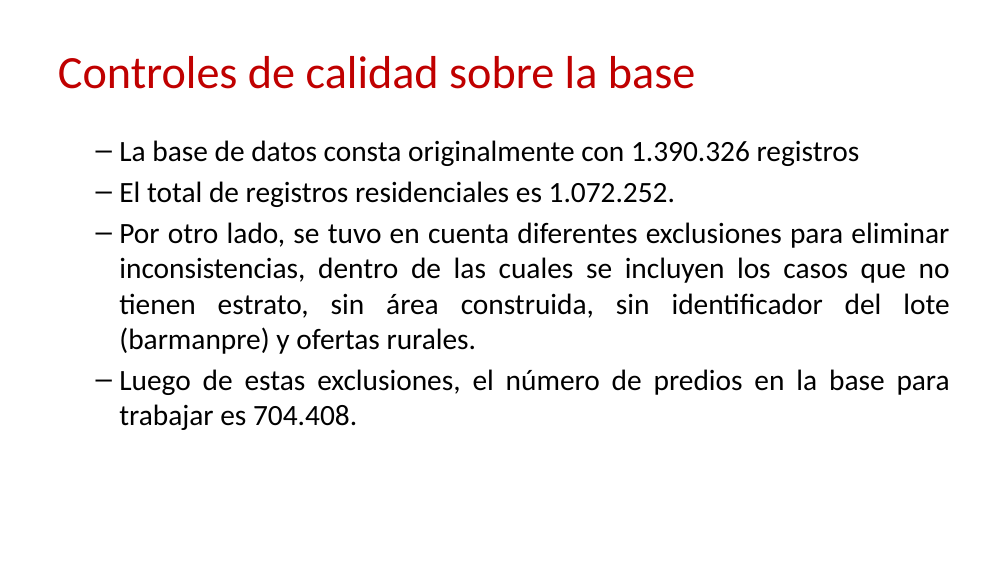
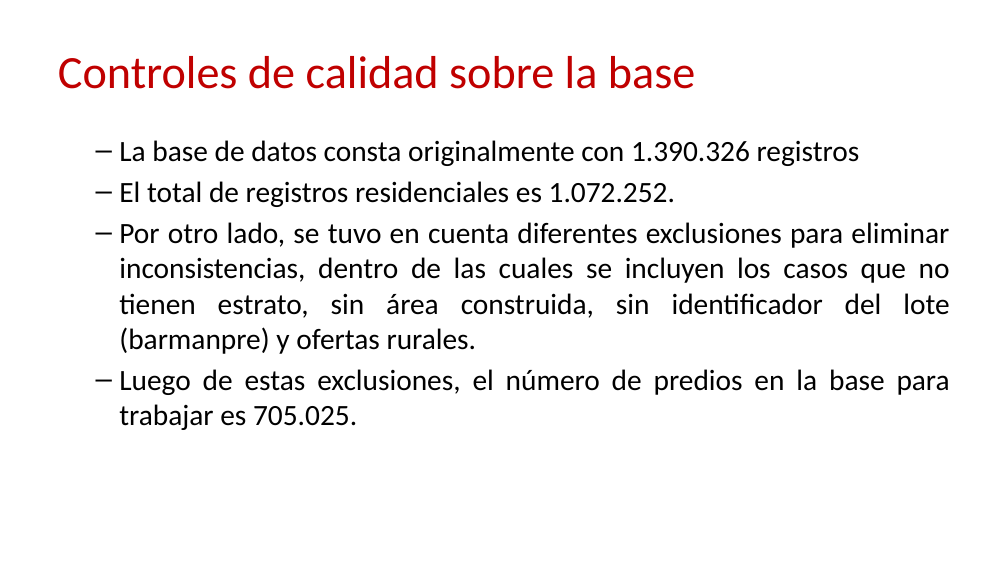
Before and after one commit to caavellanedag/210422_ESTUDIO_TASA_RENTA, a slide deck: slide 10 of reports/PRESENTACION_ESTUDIO_TASA_RENTA.pptx. Drawn at 1008x567 pixels with LibreOffice and Linux fonts; fonts in the diff are those of the drawing; background and template pictures are left out. Boxes give left, top, right and bottom in pixels: in the first picture for what was removed or moved away, otherwise in the second. Text is boxed around its words. In the diff, an @@ line names an element or a change of style, - is before the commit and + after.

Commit message:
Se cargó la última versión del documento, para la entrega final.

```diff
--- a/reports/PRESENTACION_ESTUDIO_TASA_RENTA.pptx
+++ b/reports/PRESENTACION_ESTUDIO_TASA_RENTA.pptx
@@ text at (119, 369, 950, 430): text changed @@
-  – Luego de estas exclusiones, el número de predios en la base para trabajar es 704.408.
+  – Luego de estas exclusiones, el número de predios en la base para trabajar es 705.025.
```
Also in this commit, not shown: 4 other slides changed, 12 other files.
